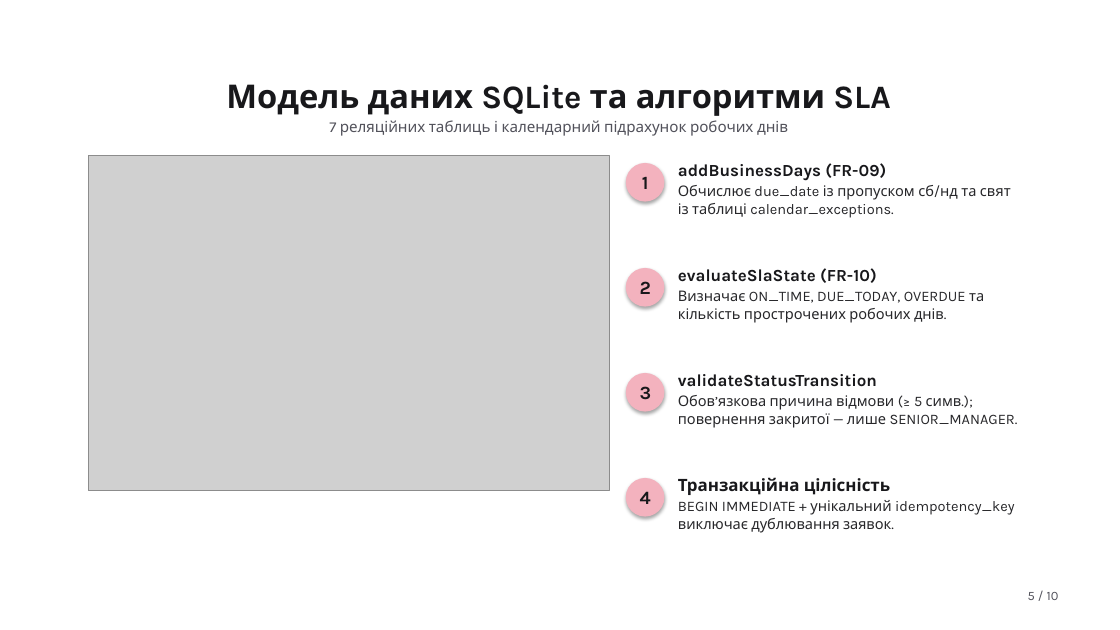
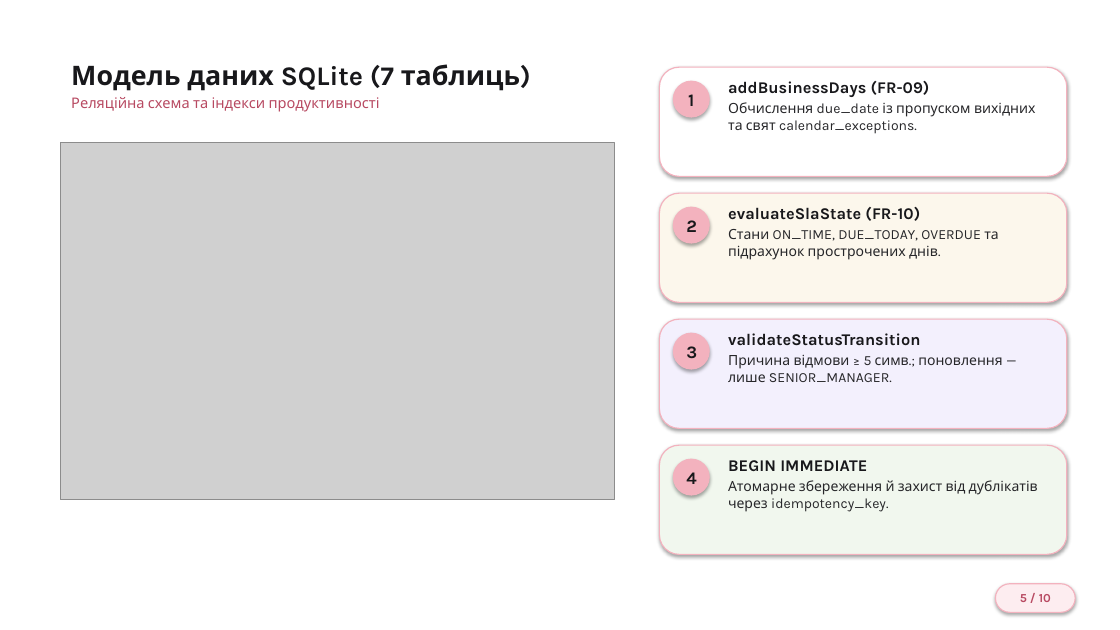
Before and after one commit to Zhyhan245/voltapro-service-inquiries, a slide deck: slide 5 of docs/Презентація_Жиган_Д_О_АІ-245.pptx. Drawn at 1120x630 pixels with LibreOffice and Linux fonts; fonts in the diff are those of the drawing; grey boxes stand for pictures; background and template pictures are left out. Boxes give left, top, right and bottom in pixels: in the first picture for what was removed or moved away, otherwise in the second. Text is boxed around its words. In the diff, an @@ line names an element or a change of style, - is before the commit and + after.

```diff
--- a/docs/Презентація_Жиган_Д_О_АІ-245.pptx
+++ b/docs/Презентація_Жиган_Д_О_АІ-245.pptx
@@ text at [71,64,520,112]: text changed; size 13 to 12.5 pt; text colour #52525B to #B84A62 @@
-Модель даних SQLite та алгоритми SLA
-7 реляційних таблиць і календарний підрахунок робочих днів
+Модель даних SQLite (7 таблиць)
+Реляційна схема та індекси продуктивності
@@ rounded rectangle added at [660,67,1067,176], fill #FFFFFF, outline #F3B2BE 1 pt @@
@@ size 16 to 15 pt in 4 elements at [673,459,710,496], [673,333,710,370], [673,207,710,244], [673,81,710,118] @@
@@ ellipse "1": place and size @@
-ellipse "1" at [626,163,665,202]
+ellipse "1" at [673,81,710,118]
@@ text "addBusinessDays (FR-09)": place and size @@
-text "addBusinessDays (FR-09)" at [678,163,1011,218]
+text "addBusinessDays (FR-09)" at [728,81,1036,134]
@@ text at [728,81,930,97]: size 14.5 to 14 pt in "addBusinessDays (FR-09)" @@
@@ text at [728,102,1036,134]: text changed; size 12.5 to 12 pt @@
-Обчислює due_date із пропуском сб/нд та свят із таблиці calendar_exceptions.
+Обчислення due_date із пропуском вихідних та свят calendar_exceptions.
@@ picture: place and size @@
-picture at [88,155,609,491]
+picture at [60,143,615,500]
@@ rounded rectangle added at [660,193,1067,302], fill #FCF7EC, outline #F3B2BE 1 pt @@
@@ ellipse "2": place and size @@
-ellipse "2" at [626,268,665,307]
+ellipse "2" at [673,207,710,244]
@@ text "evaluateSlaState (FR-10)": place and size @@
-text "evaluateSlaState (FR-10)" at [678,268,984,323]
+text "evaluateSlaState (FR-10)" at [728,207,999,260]
@@ text at [728,207,920,221]: size 14.5 to 14 pt in "evaluateSlaState (FR-10)" @@
@@ text at [728,229,999,260]: text changed; size 12.5 to 12 pt @@
-Визначає ON_TIME, DUE_TODAY, OVERDUE та кількість прострочених робочих днів.
+Стани ON_TIME, DUE_TODAY, OVERDUE та підрахунок прострочених днів.
@@ rounded rectangle added at [660,319,1067,429], fill #F3F0FD, outline #F3B2BE 1 pt @@
@@ text "validateStatusTransition": place and size @@
-text "validateStatusTransition" at [678,374,1018,428]
+text "validateStatusTransition" at [728,333,1002,382]
@@ ellipse "3": place and size @@
-ellipse "3" at [626,373,665,412]
+ellipse "3" at [673,333,710,370]
@@ text at [728,355,1002,382]: text changed; size 12.5 to 12 pt @@
-Обов’язкова причина відмови (≥ 5 симв.); повернення закритої — лише SENIOR_MANAGER.
+Причина відмови ≥ 5 симв.; поновлення — лише SENIOR_MANAGER.
@@ text at [728,333,920,346]: size 14.5 to 14 pt in "validateStatusTransition" @@
@@ rounded rectangle added at [660,445,1067,555], fill #F1F7EE, outline #F3B2BE 1 pt @@
@@ ellipse "4": place and size @@
-ellipse "4" at [626,478,665,517]
+ellipse "4" at [673,459,710,496]
@@ text at [728,460,1038,512]: text changed; size 12.5 to 12 pt @@
-Транзакційна цілісність
-BEGIN IMMEDIATE + унікальний idempotency_key виключає дублювання заявок.
+BEGIN IMMEDIATE
+Атомарне збереження й захист від дублікатів через idempotency_key.
@@ rounded rectangle "5 / 10": place and size @@
-rounded rectangle "5 / 10" at [1028,592,1059,600]
+rounded rectangle "5 / 10" at [996,584,1075,613]
@@ rounded rectangle "5 / 10" at [996,584,1075,613]: size 11 to 10.5 pt, text colour #52525B to #B84A62, bold on; alignment right to centre; vertical alignment top to middle; fill none to #FDEDF0; outline none to #F3B2BE 1 pt; shadow on @@
```
Also in this commit, not shown: 8 other slides changed, 1 slide added, 1 slide removed.
